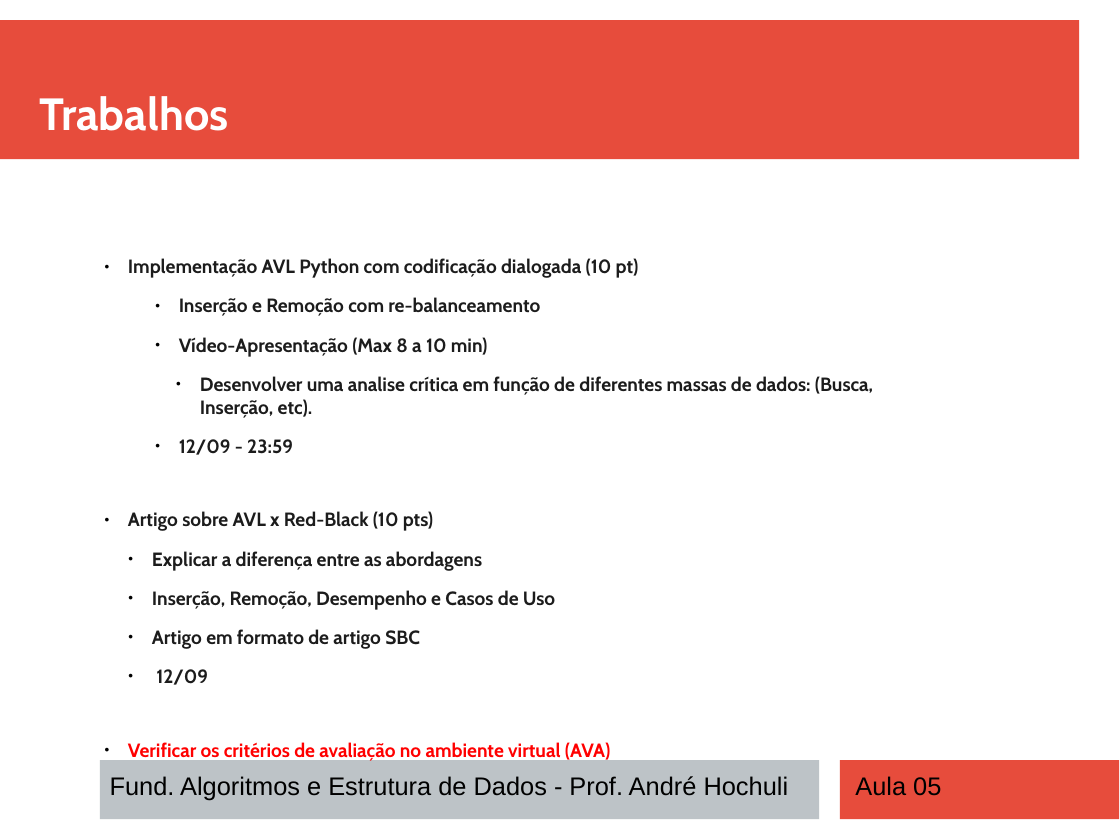
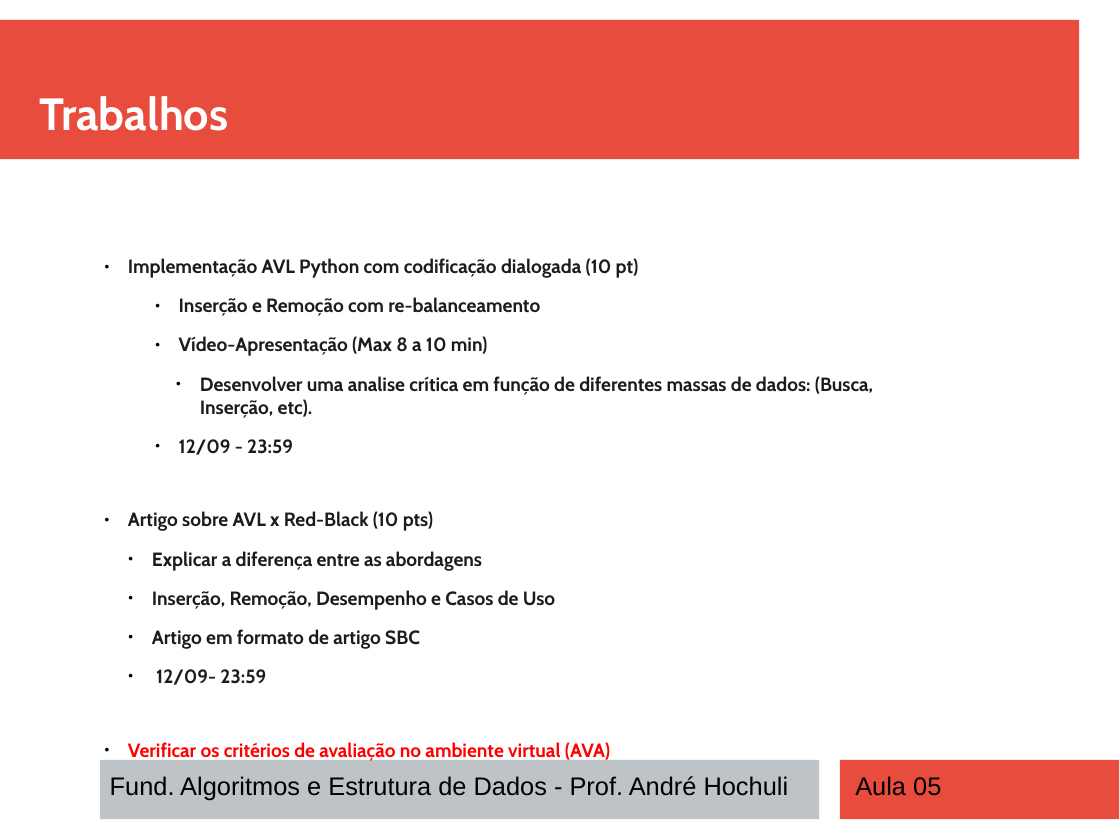
Before and after one commit to andrehochuli/teaching, a slide deck: slide 16 of DataStructuresAndAlgorithms/Aula 05 - Arvores Balanceadas (AVL)/Aula 05 - AVL Tree.pptx. Drawn at 1120x840 pixels with LibreOffice and Linux fonts; fonts in the diff are those of the drawing. Boxes give left, top, right and bottom in pixels: in the first picture for what was removed or moved away, otherwise in the second. Text is boxed around its words. In the diff, an @@ line names an element or a change of style, - is before the commit and + after.

```diff
--- a/DataStructuresAndAlgorithms/Aula 05 - Arvores Balanceadas (AVL)/Aula 05 - AVL Tree.pptx
+++ b/DataStructuresAndAlgorithms/Aula 05 - Arvores Balanceadas (AVL)/Aula 05 - AVL Tree.pptx
@@ text at [156, 669, 266, 685]: text changed @@
-    ● 12/09
+    ● 12/09- 23:59
```
Also in this commit, not shown: 3 other slides changed.
